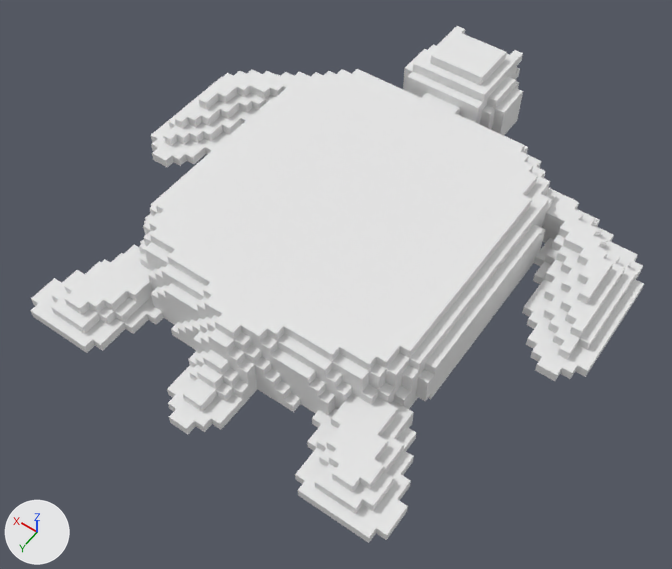
What one commit did to the OBJ model Models/Leont.obj.
Rendered twice from a 50 mm camera at (-3.39, 5.24, 7.06) aimed at (-0.2, 0.77, 0.05). Arrows for +X, +Y and +Z are at lower left; the lights stay in place. Where no turn or scale is listed for an object, it has been applied to the vertices. Vertices at the same position are counted once.

The scene before the commit, as lines of its bpy script (objects in view):
```python
mat_palette = principled_material('palette')
mat_palette.base_color = (0.8, 0.8, 0.8)  # white #e7e7e7
mat_palette.roughness = 1.0
me_untitled = bpy.data.meshes.new('Untitled')
me_untitled.from_pydata(...)  # 1406 vertices, 2816 faces; spans x -2.6..2.6, y -2.4..2.8, z 0.0..1.0
me_untitled.materials.append(mat_palette)  # white #e7e7e7
ob_untitled = bpy.data.objects.new('Untitled', me_untitled)
ob_untitled.location = (0.0, 0.0, 0.0)
```
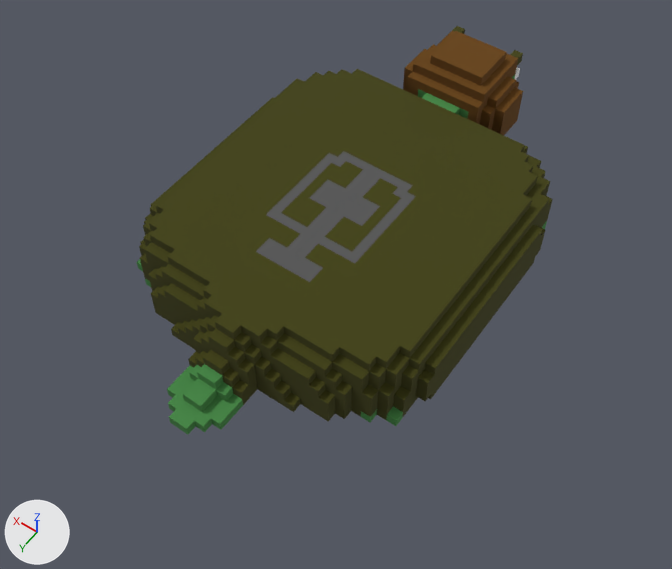
Changed parts and their boxes [x1, y1, x2, y2] in the pictures (672 x 569 px):
'Untitled', surface changed, reshaped (white to yellow, 32% narrower, 21% shorter): before [30, 26, 644, 543]; after [137, 26, 553, 434]
part 1 of me_untitled, cut back: before [522, 188, 644, 381]; after [537, 201, 552, 229]
part 2 of me_untitled, cut back: before [151, 70, 310, 167]
part 3 of me_untitled, cut back: before [295, 380, 416, 543]; after [351, 388, 415, 426]
part 4 of me_untitled, cut back: before [30, 242, 177, 353]; after [137, 242, 155, 287]

The change in detail:
Picture 'Leont.png' (img_leont_png) is new.
In material 'palette' (mat_palette), base_color is no longer (0.8, 0.8, 0.8), white #e7e7e7.
In material 'palette' (mat_palette), texture is now set to img_leont_png.
me_untitled is used by ob_untitled; location (0.0, 0.0, 0.0).
me_untitled had 1406 vertices, 2816 faces and spanned x -2.6..2.6, y -2.4..2.8, z 0.0..1.0.
me_untitled now has 866 vertices, 1724 faces and spans x -1.6..1.6, y -2.4..2.8, z 0.0..1.0.
me_untitled part 1: 196 vertices removed from x -2.6..-1.0, y -1.5..0.5, z 0.0..0.4; 16 vertices added at x -1.5..-1.0, y -1.4..-0.9, z 0.0..0.4.
me_untitled part 2: 196 vertices removed from x 1.0..2.6, y -1.5..0.5, z 0.0..0.4; 16 vertices added at x 1.0..1.5, y -1.4..-0.9, z 0.0..0.4.
me_untitled part 3: 2 vertices moved from x -1.5..-1.4, y 1.6, z 0.2 to x -1.5..-1.4, y 1.6, z 0.1; 98 vertices removed from x -2.0..-0.9, y 1.6..2.7, z 0.0..0.3; 8 vertices added at x -1.5..-1.2, y 1.7..1.8, z 0.0..0.1.
me_untitled part 4: 3 vertices moved from x 1.4..1.7, y 1.6..1.7, z 0.0..0.2 to x 1.3..1.5, y 1.6..1.8, z 0.0..0.1; 97 vertices removed from x 0.9..2.0, y 1.6..2.7, z 0.0..0.3; 7 vertices added at x 1.2..1.5, y 1.7..1.8, z 0.0..0.1.
